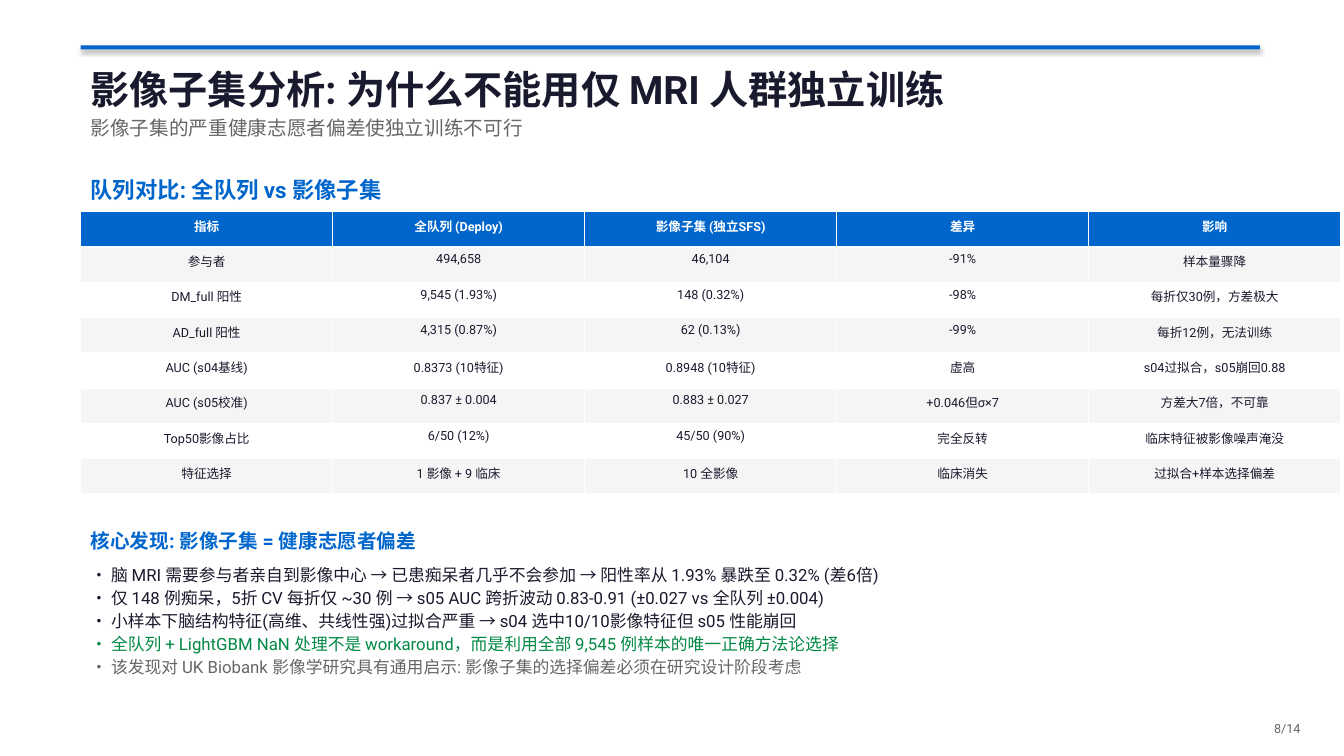
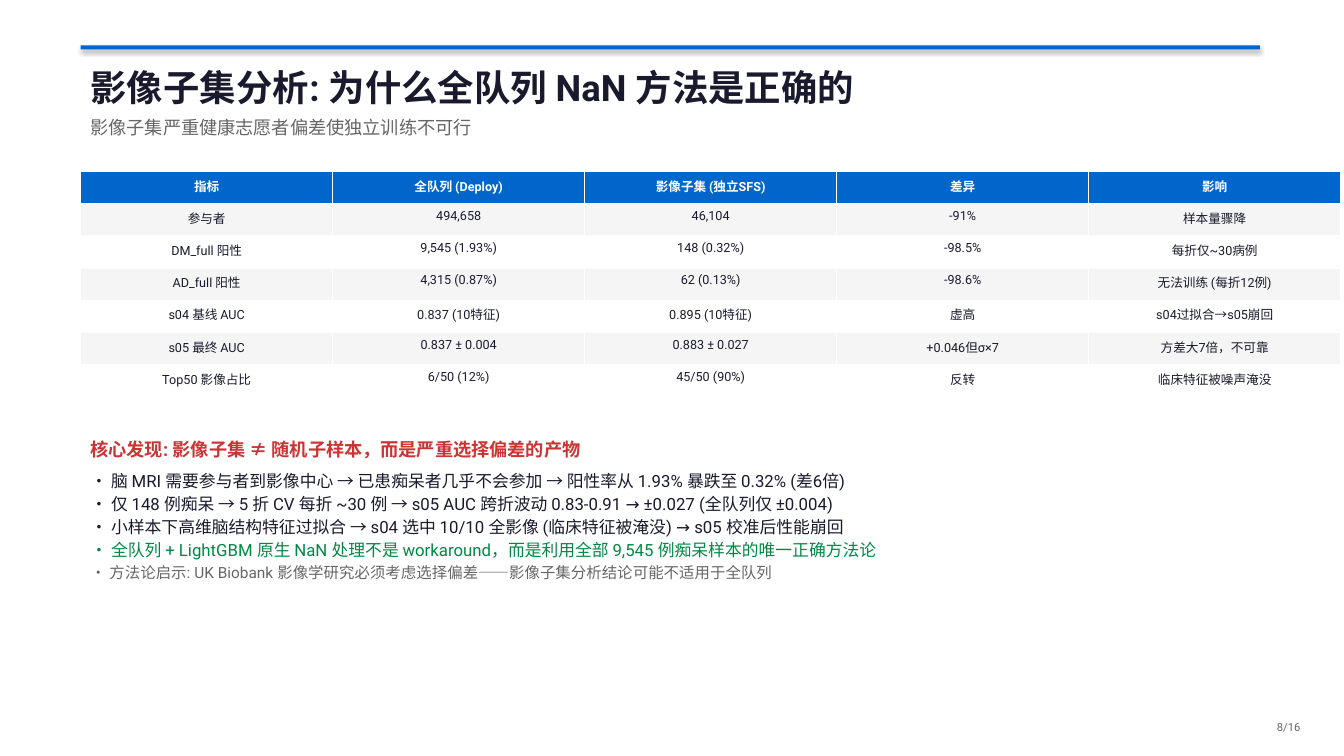
Before and after one commit to guxiao0592-byte/UKB, a slide deck: slide 8 of UKB-DRP_脑MRI影像分析报告.pptx. Drawn at 1344x756 pixels with LibreOffice and Linux fonts; fonts in the diff are those of the drawing. Boxes give left, top, right and bottom in pixels: in the first picture for what was removed or moved away, otherwise in the second. Text is boxed around its words. In the diff, an @@ line names an element or a change of style, - is before the commit and + after.

```diff
--- a/UKB-DRP_脑MRI影像分析报告.pptx
+++ b/UKB-DRP_脑MRI影像分析报告.pptx
@@ text at <box>91,69,854,105</box>: text changed; size 28 to 26 pt @@
-影像子集分析: 为什么不能用仅 MRI 人群独立训练
+影像子集分析: 为什么全队列 NaN 方法是正确的
@@ text at <box>91,118,472,136</box>: text changed; size 14 to 13 pt @@
-影像子集的严重健康志愿者偏差使独立训练不可行
+影像子集严重健康志愿者偏差使独立训练不可行
@@ table at <box>81,171,1341,397</box> @@
-row 3: DM_full 阳性 | 9,545 (1.93%) | 148 (0.32%) | -98% | 每折仅30例，方差极大
-row 4: AD_full 阳性 | 4,315 (0.87%) | 62 (0.13%) | -99% | 每折12例，无法训练
-row 5: AUC (s04基线) | 0.8373 (10特征) | 0.8948 (10特征) | 虚高 | s04过拟合，s05崩回0.88
-row 6: AUC (s05校准) | 0.837 ± 0.004 | 0.883 ± 0.027 | +0.046但σ×7 | 方差大7倍，不可靠
-row 7: Top50影像占比 | 6/50 (12%) | 45/50 (90%) | 完全反转 | 临床特征被影像噪声淹没
-row 8: 特征选择 | 1 影像 + 9 临床 | 10 全影像 | 临床消失 | 过拟合+样本选择偏差
+row 3: DM_full 阳性 | 9,545 (1.93%) | 148 (0.32%) | -98.5% | 每折仅~30病例
+row 4: AD_full 阳性 | 4,315 (0.87%) | 62 (0.13%) | -98.6% | 无法训练 (每折12例)
+row 5: s04 基线 AUC | 0.837 (10特征) | 0.895 (10特征) | 虚高 | s04过拟合→s05崩回
+row 6: s05 最终 AUC | 0.837 ± 0.004 | 0.883 ± 0.027 | +0.046但σ×7 | 方差大7倍，不可靠
+row 7: Top50 影像占比 | 6/50 (12%) | 45/50 (90%) | 反转 | 临床特征被噪声淹没
@@ table: place and size @@
-table at <box>81,212,1341,494</box>
+table at <box>81,171,1341,397</box>
@@ text removed at <box>91,179,381,200</box> @@
-队列对比: 全队列 vs 影像子集
@@ text at <box>91,440,876,579</box>: text changed @@
-核心发现: 影像子集 = 健康志愿者偏差
-• 脑 MRI 需要参与者亲自到影像中心 → 已患痴呆者几乎不会参加 → 阳性率从 1.93% 暴跌至 0.32% (差6倍)
-• 仅 148 例痴呆，5折 CV 每折仅 ~30 例 → s05 AUC 跨折波动 0.83-0.91 (±0.027 vs 全队列 ±0.004)
-• 小样本下脑结构特征(高维、共线性强)过拟合严重 → s04 选中10/10影像特征但 s05 性能崩回
-• 全队列 + LightGBM NaN 处理不是 workaround，而是利用全部 9,545 例样本的唯一正确方法论选择
-• 该发现对 UK Biobank 影像学研究具有通用启示: 影像子集的选择偏差必须在研究设计阶段考虑
+核心发现: 影像子集 ≠ 随机子样本，而是严重选择偏差的产物
+• 脑 MRI 需要参与者到影像中心 → 已患痴呆者几乎不会参加 → 阳性率从 1.93% 暴跌至 0.32% (差6倍)
+• 仅 148 例痴呆 → 5 折 CV 每折 ~30 例 → s05 AUC 跨折波动 0.83-0.91 → ±0.027 (全队列仅 ±0.004)
+• 小样本下高维脑结构特征过拟合 → s04 选中 10/10 全影像 (临床特征被淹没) → s05 校准后性能崩回
+• 全队列 + LightGBM 原生 NaN 处理不是 workaround，而是利用全部 9,545 例痴呆样本的唯一正确方法论
+• 方法论启示: UK Biobank 影像学研究必须考虑选择偏差——影像子集分析结论可能不适用于全队列
@@ text at <box>1277,723,1301,732</box>: text changed; size 9 to 8 pt @@
-8/14
+8/16
```
Also in this commit, not shown: 10 other slides changed, 5 slides added, 3 slides removed, 1 other file.
